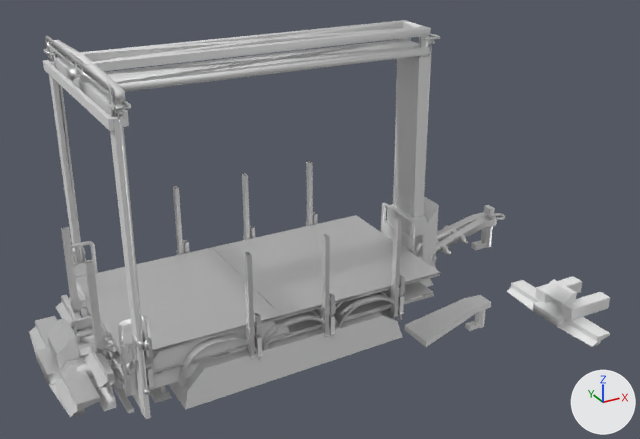
The FBX model pup_trailer/meshes/trucks/tuning/pup.fbx as it was, and as the next commit left it.
One viewpoint serves both versions: a 50 mm lens placed at (-0.086, -0.1181, 0.0778), pointed at (-0.0191, 0.0036, 0.0169). Lighting does not change. The marker at lower right points along +X, +Y and +Z. Where no turn or scale is listed for an object, it has been applied to the vertices. Vertices at the same position are counted once.

Names of what the first picture shows: 'cdt_Arm', 'cdt_Body.129', 'cdt_Hitch.001', 'cdt_Lift.003', 'cdt_RootNode.003', 'pup.683', 'puplift.031', 'top.006'.
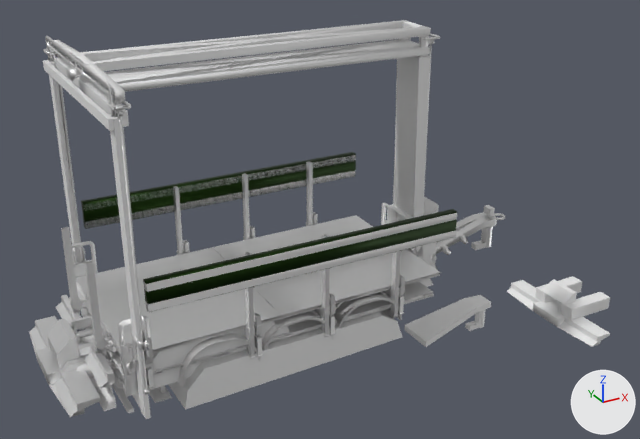
Where the newer file only moved an object's origin or applied its transform, the numbers keep the older frame.

Pixel boxes [x1, y1, x2, y2] of what changed, in the pictures (640 x 439 px):
'cdt_Lift.003', reshaped (6% wider, 13% taller): before [71, 180, 434, 397]; after [71, 152, 457, 397]
'top.006', reshaped (7% wider, 257% taller): before [51, 20, 431, 101]; after [51, 20, 457, 312]
part 1 of me_cube_10761, built on: before [113, 338, 282, 374]; after [81, 152, 457, 312]
part 2 of me_cube_099, added: after [84, 155, 356, 210]
part 3 of me_cube_099, added: after [84, 170, 356, 228]
part 4 of me_cube_099, added: after [144, 213, 457, 292]
part 5 of me_cube_099, added: after [145, 230, 456, 312]

The edits, one by one:
Material 'arm_mat.056' (mat_arm_mat_056) is new.
Its base color is (0.0161, 0.0387, 0.00816) (dark green #223716).
Its metallic is 1.0.
me_cube_10761 is used by ob_cdt_lift_003; location (0.0, 0.0, -0.0114).
me_cube_10761 had 380 vertices, 274 faces and spanned x -0.0616..-0.0049, y -0.0152..0.0151, z 0.0167..0.0314.
me_cube_10761 now has 396 vertices, 286 faces and spans x -0.0616..-0.0049, y -0.0162..0.016, z 0.0167..0.0347.
Part 1, on me_cube_10761:
8 faces are deleted.
8 vertices are added at x -0.0561..-0.0054, y -0.0162..0.016, z 0.0299..0.0302.
8 new vertices lie (0.0, 0.0, 0.0045) away from vertices in x -0.0561..-0.0054, y -0.0162..0.016, z 0.0299..0.0302.
12 new faces join them, mat_arm_mat_056 (dark green #223716).
8 new faces join them, mat_main2_mat (white #e7e7e7).
me_cube_10761 now uses material mat_arm_mat_056 (dark green #223716).
me_cube_099 has 56 vertices, 44 faces and spans x -0.0131..0.0415, y -0.016..0.0161, z -0.0009..0.0009.
me_cube_099 is used by ob_top_006; location (-0.0447, -0.0001, 0.049).
me_cube_099 part 2: the loose piece of 8 vertices spanning x -0.0131..0.0415, y 0.0025..0.0036, z -0.0009..0.0009 is copied, and the copy is turned -0.4 degrees about the y axis through its middle and scaled by 0.928, then moved by (-0.0002, 0.0124, -0.0267); it spans x -0.0114..0.0393, y 0.0149..0.0161, z -0.0274..-0.026.
me_cube_099 part 3: the loose piece of 8 vertices spanning x -0.0131..0.0415, y 0.0025..0.0036, z -0.0009..0.0009 is copied, and the copy is turned -0.4 degrees about the y axis through its middle and scaled by 0.928, then moved by (-0.0002, 0.0124, -0.0297); it spans x -0.0114..0.0393, y 0.0149..0.0161, z -0.0304..-0.029.
me_cube_099 part 4: the loose piece of 8 vertices spanning x -0.0131..0.0415, y 0.0025..0.0036, z -0.0009..0.0009 is copied, and the copy is turned -0.4 degrees about the y axis through its middle and scaled by 0.928, then moved by (-0.0002, -0.0185, -0.0267); it spans x -0.0114..0.0393, y -0.0161..-0.0149, z -0.0274..-0.026.
me_cube_099 part 5: the loose piece of 8 vertices spanning x -0.0131..0.0415, y 0.0025..0.0036, z -0.0009..0.0009 is copied, and the copy is turned -0.4 degrees about the y axis through its middle and scaled by 0.928, then moved by (-0.0002, -0.0185, -0.0297); it spans x -0.0114..0.0393, y -0.0161..-0.0149, z -0.0304..-0.029.
